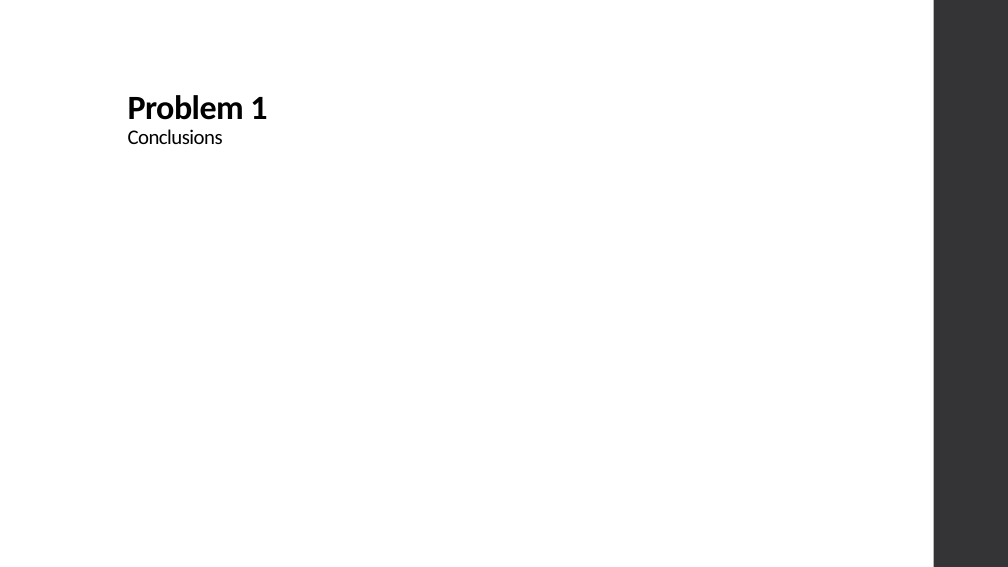
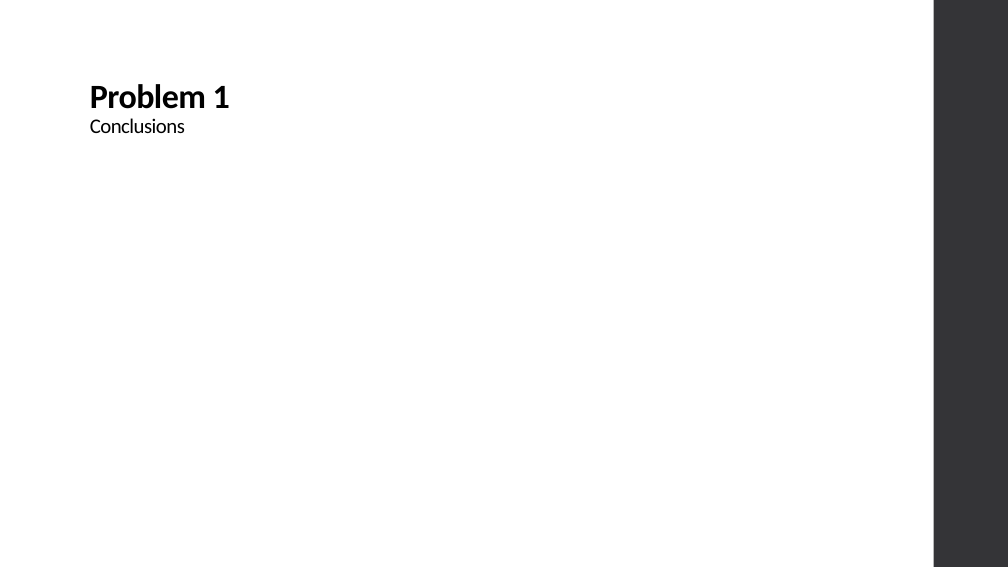
Before and after one commit to xL1fer/CLE_2022_2023, a slide deck: slide 4 of CLE1_T3G5/present.pptx. Drawn at 1008x567 pixels with LibreOffice and Linux fonts; fonts in the diff are those of the drawing. Boxes give left, top, right and bottom in pixels: in the first picture for what was removed or moved away, otherwise in the second. Text is boxed around its words. In the diff, an @@ line names an element or a change of style, - is before the commit and + after.

```diff
--- a/CLE1_T3G5/present.pptx
+++ b/CLE1_T3G5/present.pptx
@@ title "Problem 1 Conclusions": place and size @@
-title "Problem 1 Conclusions" at (128, 95, 267, 144)
+title "Problem 1 Conclusions" at (90, 84, 230, 133)
```
Also in this commit, not shown: 5 other slides changed.
